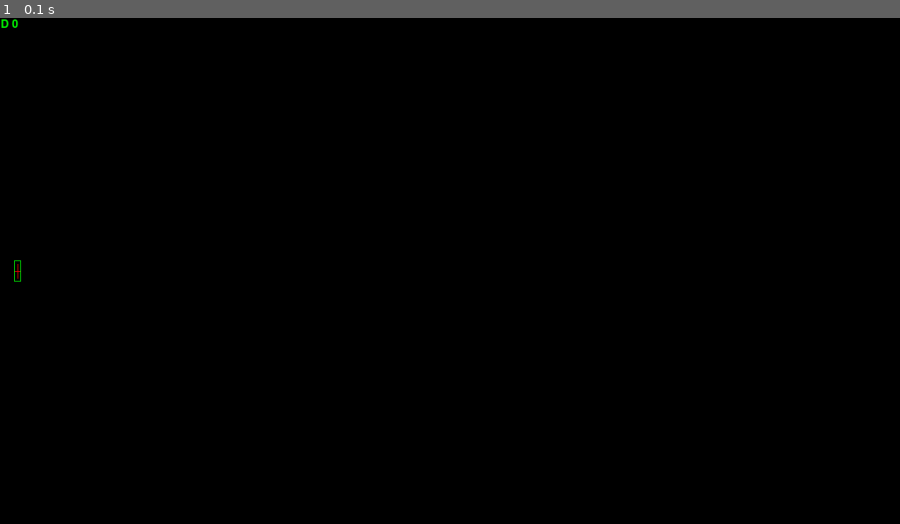
Above: before the commit, frame 1.
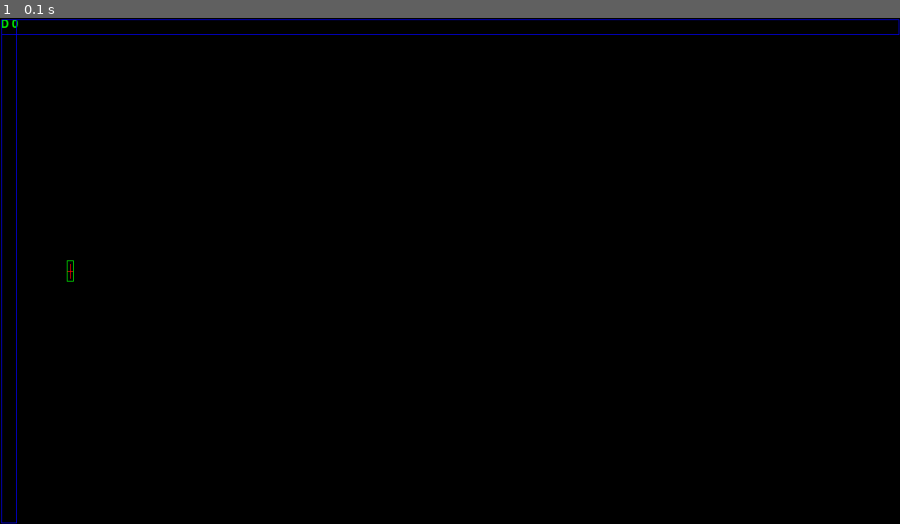
Above: after the commit, the same moment.

Repository: nicksementsov/nicktris
Game: pygame game, started from app.py
Two runs of this game, one before a commit and one after it. Both use one fixed random seed, a clock stepped at 60 frames per second and the inputs below.
Inputs:
- Up to frame 1 (0.1 s): no input

The runs differ from the first frame. In frame 1, 1.0% of the frame differs, in the area x 0-100%, y 0-100%.

Commit message:
Made prop movement with controller made sense. Redid a bunch of stuff

Diff:
--- a/app.py
+++ b/app.py
@@ -47,7 +47,7 @@
 	# Game setup
 	GAME_COLOURS = gc.GAME_COLOURS()
 
-	playerOne = prop.Prop(True, 25, 360, 10, 30)
+	playerOne = prop.Prop(True, 100, 360, 10, 30)
 	playerController = controller.Controller(playerOne)
 
 	inMan = inputmanager.InputManager()
@@ -60,6 +60,12 @@
 
 	# TODO Sound setup
 
+	# TODO Load Level
+	TEST_RECT = pygame.Rect(2, 2, 22, 717)
+	TEST_COLL = [TEST_RECT]
+
+	TEST_RECT2 = pygame.Rect(2, 2, 1277, 22)
+	TEST_COLL.append(TEST_RECT2)
 
 	# Start loop
 	frameTime = 0
@@ -92,6 +98,12 @@
 		for actor in gameActors:
 			actor.tick(frameTime)
 
+		# Test Collisions
+		for actor in gameActors:
+			collisions = actor.getRect().collidelistall(TEST_COLL)
+			for coll in collisions:
+				print(TEST_COLL[coll])
+
 
 		#****************************************************
 		# Draw debug stuff
@@ -111,6 +123,12 @@
 					1)
 				arrowSurface = drawArrow(actor.getRect())
 				gameScreen.blit(arrowSurface, actor.getRect())
+
+			for test_rect in TEST_COLL:
+				pygame.draw.rect(gameScreen,
+					GAME_COLOURS.BLUE,
+					test_rect,
+					1)
 		#****************************************************
 
 
--- a/controller.py
+++ b/controller.py
@@ -1,4 +1,5 @@
 # Controller
+from math import sqrt
 import gamecommons as gc
 import prop
 
@@ -34,12 +35,20 @@
 			self.impulse[0] += 1.0 * mod
 
 	def tick(self, frameTime):
-		if (self.impulse[0] != 0.0):
-			self.ownProp.push((self.impulse[0], 0.0), frameTime)
+
+		newPush = self.impulse.copy()
+
+		if (abs(newPush[0]) == 1.0 and abs(newPush[1]) == 1.0):
+			ratio = sqrt(pow(1.0, 2.0) / 2.0)
+			newPush[0] *= ratio
+			newPush[1] *= ratio
+
+		if (newPush[0] != 0.0):
+			self.ownProp.push((newPush[0], 0.0), frameTime)
 		else:
 			self.ownProp.speed[0] = 0.0
 
-		if (self.impulse[1] != 0.0):
-			self.ownProp.push((0.0, self.impulse[1]), frameTime)
+		if (newPush[1] != 0.0):
+			self.ownProp.push((0.0, newPush[1]), frameTime)
 		else:
 			self.ownProp.speed[1] = 0.0
--- a/gamecommons.py
+++ b/gamecommons.py
@@ -9,6 +9,7 @@
 					'HAT_S': 115,		# s
 					'HAT_W': 97,		# a
 					'HAT_E': 100,		# d
+					'ACT_R': 101,
 					'ESCAPE': 27} 		# ESCAPE
 
 # User keybinds by pygame number
@@ -16,12 +17,14 @@
 					115:	'HAT_S',	# s
 					97:		'HAT_W',	# a
 					100:	'HAT_E',	# d
+					101:	'ACT_R',
 					27:		'ESCAPE'}	# ESCAPE
 
 CONTR_BINDS = {	119:	0,		# Hat north
 				115:	1,		# Hat south
 				97:		2,		# Hat west
-				100:	3}		# Hat east
+				100:	3,		# Hat east
+				101:	4}		# Action regular
 
 GAME_COLOURS = {'BLACK'}
 
--- a/prop.py
+++ b/prop.py
@@ -15,10 +15,12 @@
 		self.speed = [0.0, 0.0]
 		self.maxSpeed = maxSpeed
 		self.acceleration = acceleration
+		self.deceleration = deceleration
 
 		self.rect = self.makeRect()
 
 	def makeRect(self):
+		self.rect = None
 		return rect.Rect(self.X - (self.Xs / 2), self.Y - (self.Ys / 2),
 			self.Xs, self.Ys)
 
@@ -31,20 +33,23 @@
 		self.rect = self.makeRect()
 
 	def push(self, direction, frameTime):
-		self.speed[0] += ((direction[0] * self.acceleration) * frameTime)
-		if (self.speed[0] > self.maxSpeed):
-			self.speed[0] = self.maxSpeed
-		elif (self.speed[0] < self.maxSpeed * -1.0):
-			self.speed[0] = self.maxSpeed * -1.0
+		if (direction[0] != 0):
+			self.speed[0] += ((direction[0] * self.acceleration) * frameTime)
+			if (abs(self.speed[0]) > self.maxSpeed * abs(direction[0])):
+				self.speed[0] = self.maxSpeed * direction[0]
+			'''elif (self.speed[0] < self.maxSpeed * direction[0]):
+				self.speed[0] = self.maxSpeed * direction[0]'''
 
-		self.speed[1] += ((direction[1] * self.acceleration) * frameTime)
-		if (self.speed[1] > self.maxSpeed):
-			self.speed[1] = self.maxSpeed
-		elif (self.speed[1] < self.maxSpeed * -1.0):
-			self.speed[1] = self.maxSpeed * -1.0
+		if (direction[1] != 0):
+			self.speed[1] += ((direction[1] * self.acceleration) * frameTime)
+			if (abs(self.speed[1]) > self.maxSpeed * abs(direction[1])):
+				self.speed[1] = self.maxSpeed * direction[1]
+			'''elif (self.speed[1] < self.maxSpeed * direction[1]):
+				self.speed[1] = self.maxSpeed * direction[1]'''
 
 	def slow(self, direction, frameTime):
 		self.speed[1]
 
 	def tick(self, frameTime):
+		print("Speed: " + str(self.speed))
 		self.move(self.speed)
